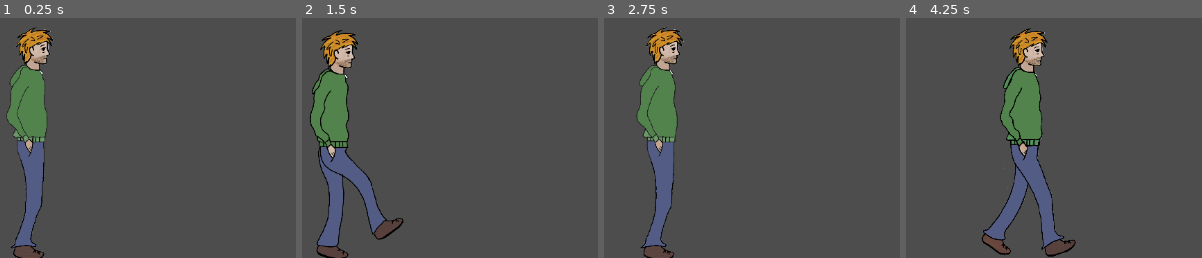
Above: before the commit, frames 1-4 (left to right).
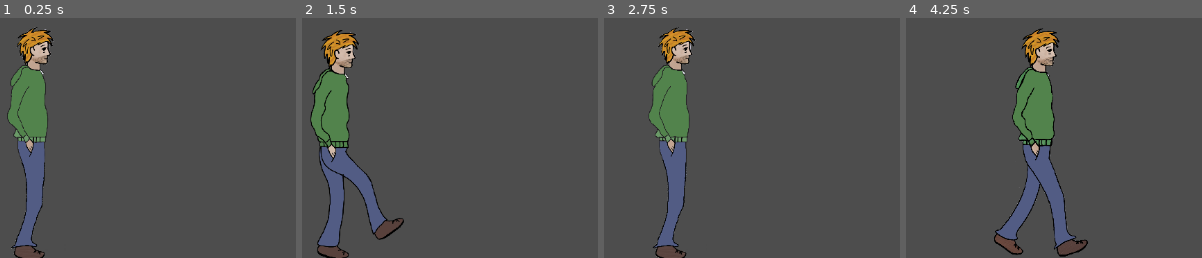
Above: after the commit, the same moments.

Repository: OrielCZ/spiral-of-madness
Game: Godot game, scene res://scenes/player_movement.tscn
Same seed, same stepped clock (60 frames per second), same inputs: the game is played once before the commit and once after it.
Inputs (mouse positions are in pixels of both pictures, inside the frame that each line leads up to):
- Up to frame 1 (0.25 s): no input
- Up to frame 2 (1.5 s): tap Enter at 0.5 s; move the mouse to (340, 142) at 0.52 s; click (340, 142) at 0.67 s; tap Space at 1.25 s; move the mouse to (outside the picture) at 1.27 s; click (outside the picture) at 1.42 s
- Up to frame 3 (2.75 s): move the mouse to (outside the picture) at 2.02 s; click (outside the picture) at 2.17 s
- Up to frame 4 (4.25 s): tap Enter at 2.75 s; move the mouse to (outside the picture) at 2.77 s; click (outside the picture) at 2.92 s; move the mouse to (outside the picture) at 3.52 s; click (outside the picture) at 3.67 s

The runs differ from the first frame. In frame 1, 1.7% of the frame differs, in the area x 2-19%, y 3-100%; in frame 2, 2.1%; in frame 3, 9.1%; in frame 4, 12%, in the area x 25-62%, y 4-100%.

Commit message:
pokus o úplnou animaci; přidání eventu 'click' pro hráče, pro ulehčení vývoje

Diff:
--- a/scenes/player.gd
+++ b/scenes/player.gd
@@ -1,35 +1,41 @@
 extends Area2D
 
-signal go_to(pos)
+signal click(event: InputEventMouseButton)
 
 var moving = false
 var target_pos
 var speed: float = 50
+var animating = false
 
 
 # Called when the node enters the scene tree for the first time.
 func _ready() -> void:
-	go_to.connect(set_target)
 	target_pos = position
 
-
-func update_pos(delta: float):
-	if !moving:
-		return
-	if abs(int(position.x) - int(target_pos.x)) < 100:
-		print("Standing")
-		moving = false
-		return
+func move(delta: float) -> void:
 	print(target_pos, position)
 	if position.x > target_pos.x:
 		position.x -= speed * delta
 	else:
 		position.x += speed * delta
 
+func update_pos(delta: float):
+	if !moving:
+		if $AnimatedSprite2D.frame != 3 and $AnimatedSprite2D.frame != 7:
+			move(delta)
+		else:
+			animating = false
+		return
+	if abs(int(position.x) - int(target_pos.x)) < 100:
+		print("Standing")
+		moving = false
+		return
+	move(delta)
+
 # Called every frame. 'delta' is the elapsed time since the previous frame.
 func _process(delta: float) -> void:
 	update_pos(delta)
-	if moving:
+	if animating:
 		$AnimatedSprite2D.animation = "walk"
 		if int(position.x) < int(target_pos.x):
 			$AnimatedSprite2D.flip_h = false
@@ -45,3 +51,10 @@
 func set_target(pos):
 	target_pos = pos
 	moving = true
+	animating = true
+
+
+func _on_input_event(_viewport: Node, event: InputEvent, _shape_idx: int) -> void:
+	if event is InputEventMouseButton:
+		if event.button_index == 1 and !event.pressed:
+			click.emit(event)
--- a/scenes/player.tscn
+++ b/scenes/player.tscn
@@ -81,3 +81,5 @@
 
 [node name="CollisionShape2D" type="CollisionShape2D" parent="."]
 shape = SubResource("CapsuleShape2D_gf1gx")
+
+[connection signal="input_event" from="." to="." method="_on_input_event"]
--- a/scenes/player_movement.gd
+++ b/scenes/player_movement.gd
@@ -5,10 +5,8 @@
 	if event is InputEventMouseMotion:
 		var dist = abs($Player.position - event.position)
 		if $Player.moving or (dist[0] > 300):
-			$Player.go_to.emit(event.position)
+			$Player.set_target(event.position)
 
 
-func _on_player_input_event(viewport: Node, event: InputEvent, shape_idx: int) -> void:
-	if event is InputEventMouseButton:
-		if event.button_index == 1:
-			print("Open Inventory")
+func _on_player_click(_event: InputEventMouseButton) -> void:
+	print("Open Inventory")
--- a/scenes/player_movement.tscn
+++ b/scenes/player_movement.tscn
@@ -9,4 +9,4 @@
 [node name="Player" parent="." instance=ExtResource("1_4w8g2")]
 position = Vector2(112, 483)
 
-[connection signal="input_event" from="Player" to="." method="_on_player_input_event"]
+[connection signal="click" from="Player" to="." method="_on_player_click"]
